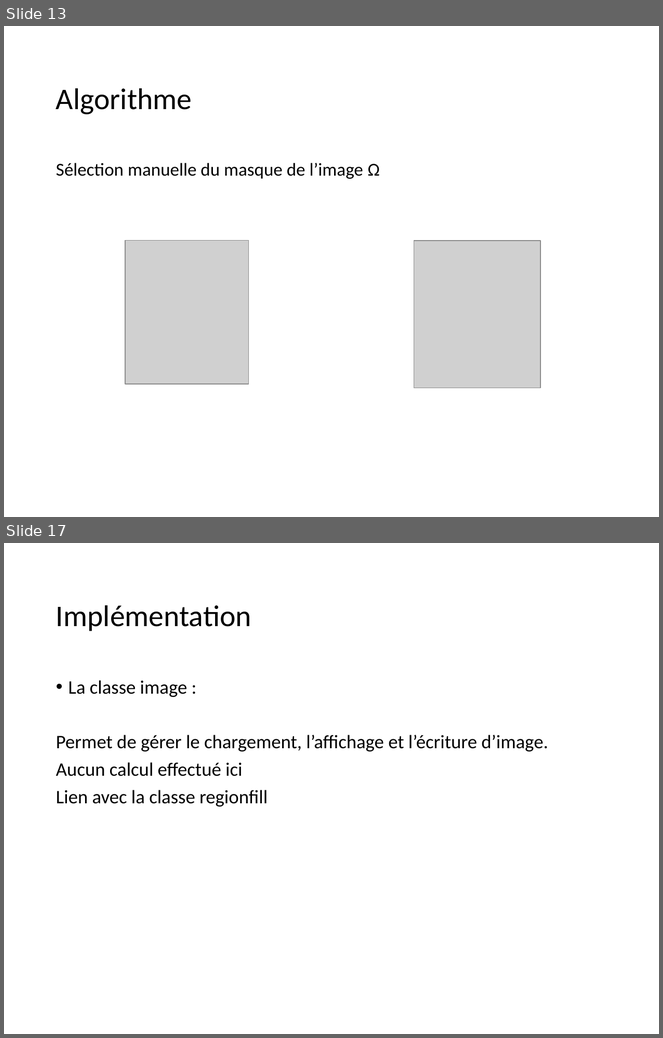
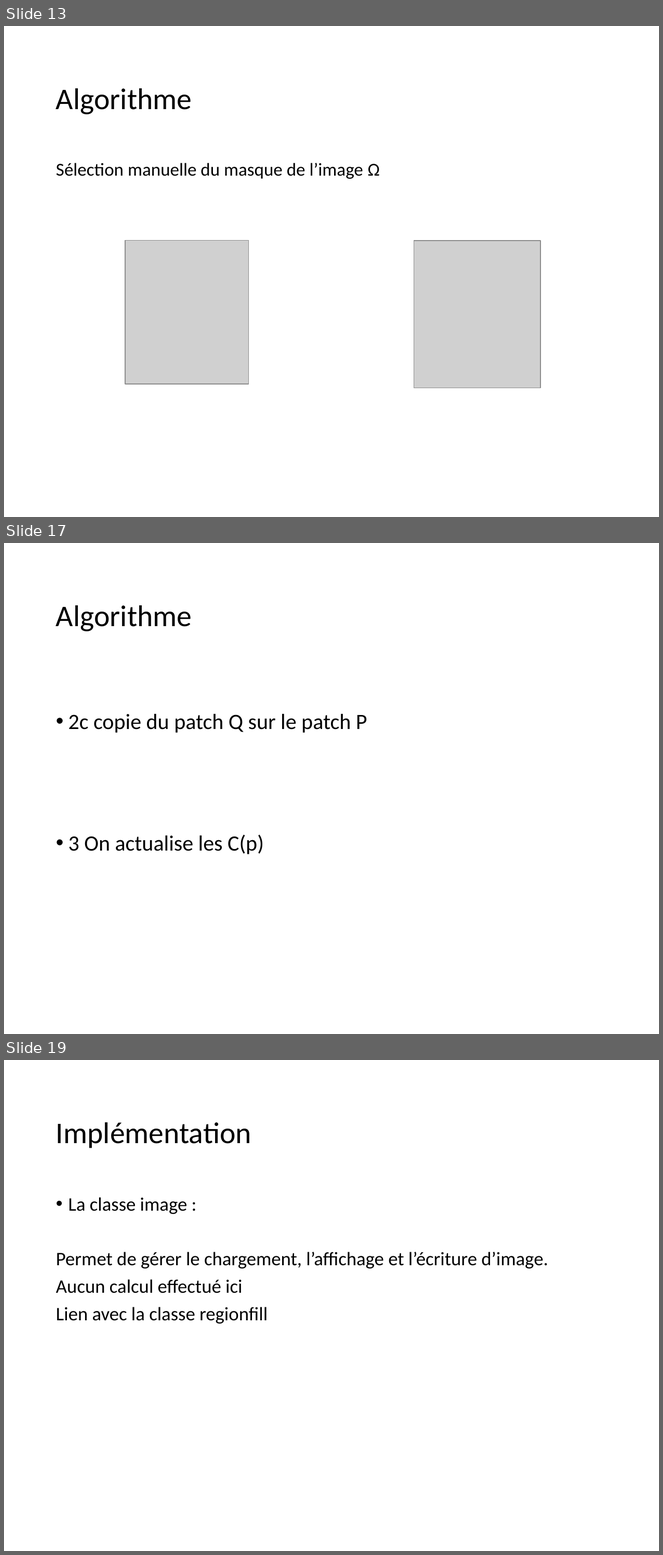
Before and after one commit to CharlyGirotNYU/Inpainting, a slide deck: ppt/Inpainting.pptx. Shown one above the other, each under a label of ours: slides 13 and 17 before the commit, slides 13, 17 and 19 after it; the slides between them are not shown. The pictures are 663x1038 and 663x1555 pixels, drawn with LibreOffice and Linux fonts; fonts in the diff are those of the drawing; grey boxes stand for pictures. Boxes give left, top, right and bottom in pixels: in the first picture for what was removed or moved away, otherwise in the second. Text is boxed around its words. In the diff, an @@ line names an element or a change of style, - is before the commit and + after.

```diff
--- a/ppt/Inpainting.pptx
+++ b/ppt/Inpainting.pptx
@@ slide 17 added at (4, 543, 659, 1034), background #FFFFFF @@
@@ title added at (56, 605, 192, 631), 33 pt, text #000000 @@
+Algorithme
@@ text added at (68, 714, 367, 854), 24 pt, text #000000 @@
+• 2c copie du patch Q sur le patch P
+• 3 On actualise les C(p)
@@ what was slide 17 is now slide 19 @@
```
Also in this commit, not shown: 7 slides changed, 6 other slides added, 2 slides removed.
